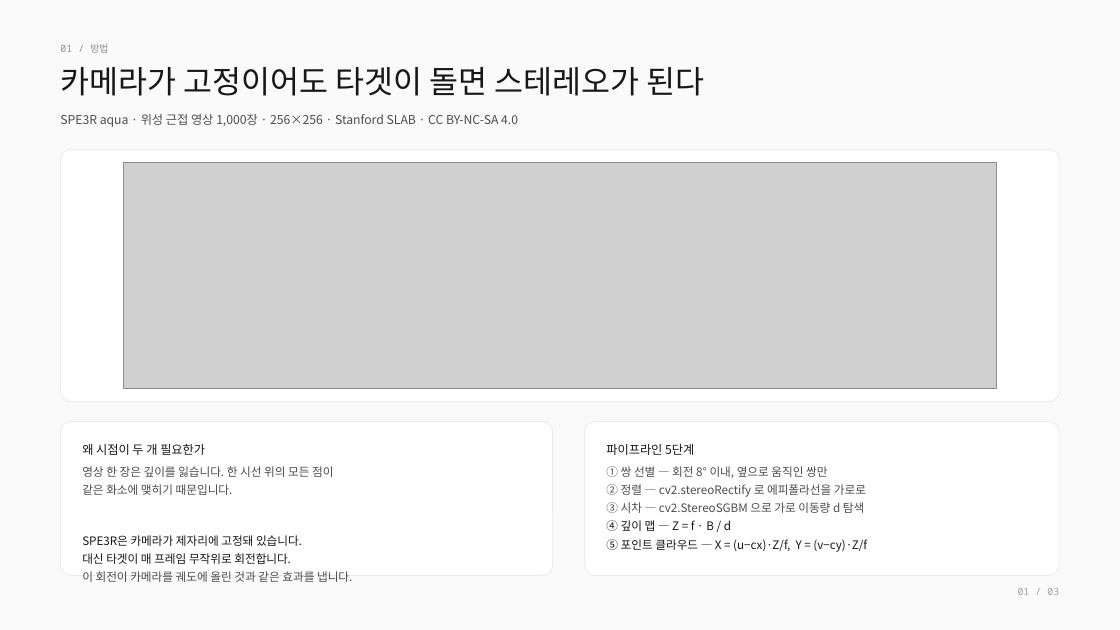
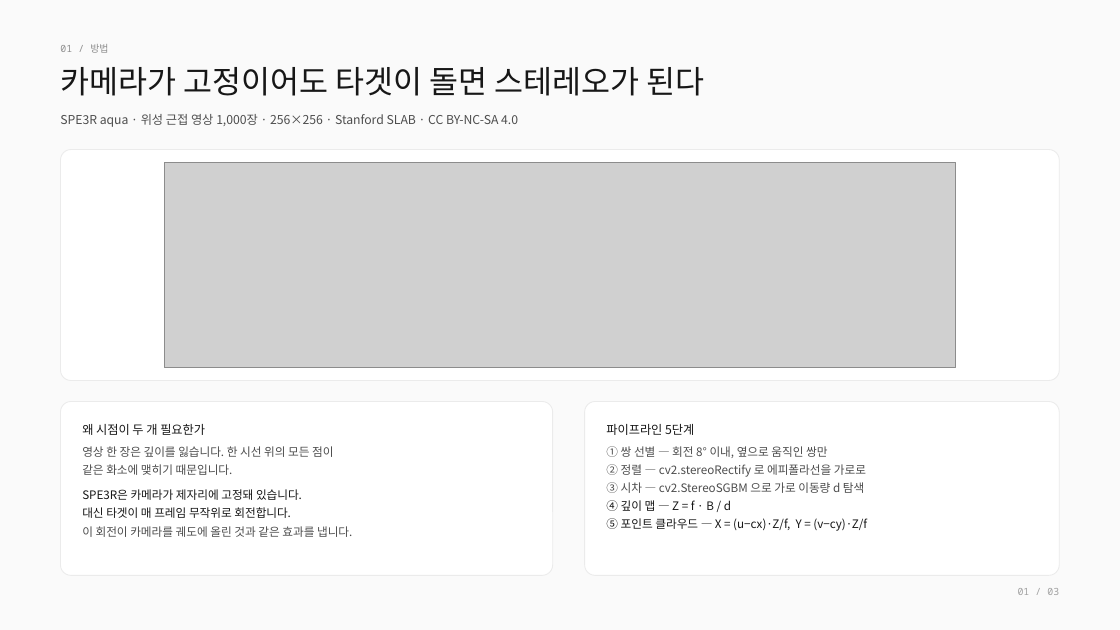
Before and after one commit to SeungWonJeong-hub/jsw-comento-bootcamp, a slide deck: slide 1 of report/2차업무_정승원.pptx. Drawn at 1120x630 pixels with LibreOffice and Linux fonts; fonts in the diff are those of the drawing; grey boxes stand for pictures. Boxes give left, top, right and bottom in pixels: in the first picture for what was removed or moved away, otherwise in the second. Text is boxed around its words. In the diff, an @@ line names an element or a change of style, - is before the commit and + after.

```diff
--- a/report/2차업무_정승원.pptx
+++ b/report/2차업무_정승원.pptx
@@ rounded rectangle resized from (x1=60, y1=150, x2=1060, y2=402) to (x1=60, y1=150, x2=1060, y2=381) @@
@@ picture resized from (x1=124, y1=162, x2=996, y2=389) to (x1=164, y1=162, x2=955, y2=368) @@
@@ rounded rectangle resized from (x1=60, y1=422, x2=553, y2=576) to (x1=60, y1=402, x2=553, y2=576) @@
@@ text "왜 시점이 두 개 필요한가" moved from (x1=82, y1=444, x2=205, y2=455) to (x1=82, y1=424, x2=205, y2=435) @@
@@ proportions changed in 3 elements at (x1=60, y1=150, x2=1060, y2=381), (x1=60, y1=402, x2=553, y2=576), (x1=585, y1=402, x2=1060, y2=576) @@
@@ rounded rectangle resized from (x1=585, y1=422, x2=1060, y2=576) to (x1=585, y1=402, x2=1060, y2=576) @@
@@ text "파이프라인 5단계" moved from (x1=606, y1=444, x2=694, y2=455) to (x1=606, y1=424, x2=694, y2=435) @@
@@ text "영상 한 장은 깊이를 잃습니다. ..." rewrapped from (x1=82, y1=466, x2=352, y2=582) to (x1=82, y1=446, x2=352, y2=537) @@
@@ text "① 쌍 선별 — 회전 ..." moved from (x1=606, y1=466, x2=867, y2=552) to (x1=606, y1=446, x2=867, y2=531) @@
```
Also in this commit, not shown: 2 other slides changed, 1 other file.
